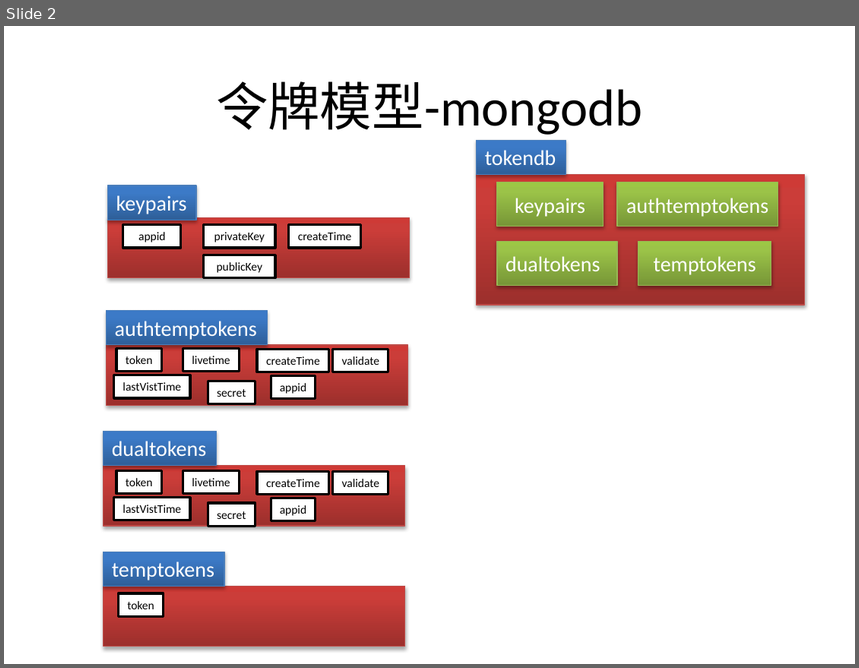
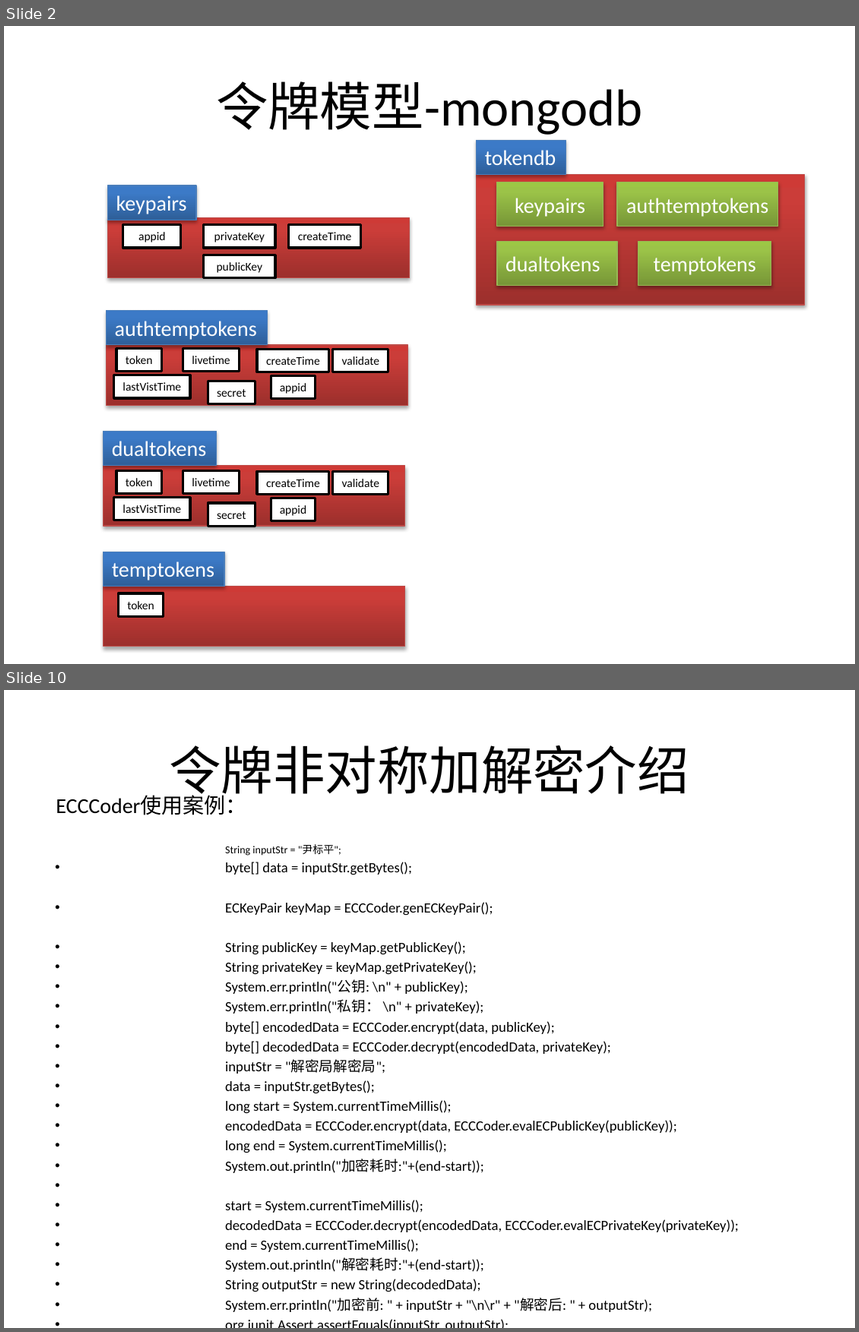
Before and after one commit to bbossgroups/bboss, a slide deck: 文档/令牌管理.pptx. Shown one above the other, each under a label of ours: slide 2 before the commit, slides 2 and 10 after it; the slides between them are not shown. The pictures are 859x668 and 859x1332 pixels, drawn with LibreOffice and Linux fonts; fonts in the diff are those of the drawing. Boxes give left, top, right and bottom in pixels: in the first picture for what was removed or moved away, otherwise in the second. Text is boxed around its words. In the diff, an @@ line names an element or a change of style, - is before the commit and + after.

Commit message:
完善令牌

```diff
--- a/文档/令牌管理.pptx
+++ b/文档/令牌管理.pptx
@@ slide 10 added at box(4, 690, 855, 1328), background #FFFFFF @@
@@ title added at box(169, 745, 689, 802), 44 pt, text #000000 @@
+令牌非对称加解密介绍
@@ text added at box(56, 796, 246, 815), 18 pt, text #000000 @@
+ECCCoder使用案例：
@@ text added at box(225, 844, 739, 1312), 12 pt, text #000000 @@
+        String inputStr = "尹标平";
+• byte[] data = inputStr.getBytes();
+• ECKeyPair keyMap = ECCCoder.genECKeyPair();
+• String publicKey = keyMap.getPublicKey();
+• String privateKey = keyMap.getPrivateKey();
+• System.err.println("公钥: \n" + publicKey);
+• System.err.println("私钥： \n" + privateKey);
+• byte[] encodedData = ECCCoder.encrypt(data, publicKey);
+• byte[] decodedData = ECCCoder.decrypt(encodedData, privateKey);
+• inputStr = "解密局解密局";
+• data = inputStr.getBytes();
+• long start = System.currentTimeMillis();
+• encodedData = ECCCoder.encrypt(data, ECCCoder.evalECPublicKey(publicKey));
+• long end = System.currentTimeMillis();
+• System.out.println("加密耗时:"+(end-start));
+• start = System.currentTimeMillis();
+• decodedData = ECCCoder.decrypt(encodedData, ECCCoder.evalECPrivateKey(privateKey));
+• end = System.currentTimeMillis();
+• System.out.println("解密耗时:"+(end-start));
+• String outputStr = new String(decodedData);
+• System.err.println("加密前: " + inputStr + "\n\r" + "解密后: " + outputStr);
+• org.junit.Assert.assertEquals(inputStr, outputStr);
```
Also in this commit, not shown: 8 other slides added, 10 other files.
